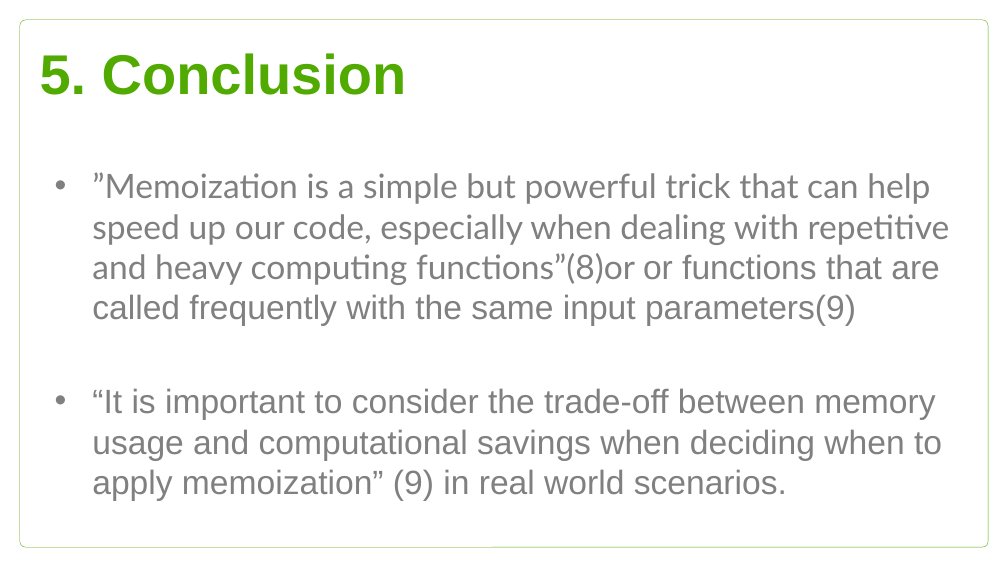
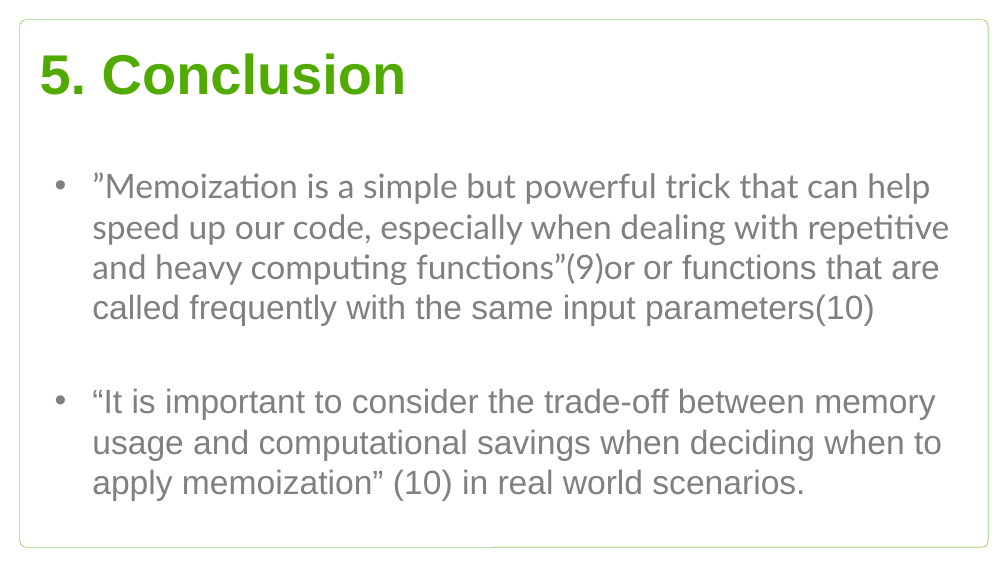
Before and after one commit to Btibor02/GroupWork, a slide deck: slide 23 of Groupwork ppt.pptx. Drawn at 1008x567 pixels with LibreOffice and Linux fonts; fonts in the diff are those of the drawing; background and template pictures are left out. Boxes give left, top, right and bottom in pixels: in the first picture for what was removed or moved away, otherwise in the second. Text is boxed around its words. In the diff, an @@ line names an element or a change of style, - is before the commit and + after.

```diff
--- a/Groupwork ppt.pptx
+++ b/Groupwork ppt.pptx
@@ subtitle at [92, 172, 950, 501]: text changed @@
-• ”Memoization is a simple but powerful trick that can help speed up our code, especially when dealing with repetitive and heavy computing functions”(8)or or functions that are called frequently with the same input parameters(9)
-• “It is important to consider the trade-off between memory usage and computational savings when deciding when to apply memoization” (9) in real world scenarios.
+• ”Memoization is a simple but powerful trick that can help speed up our code, especially when dealing with repetitive and heavy computing functions”(9)or or functions that are called frequently with the same input parameters(10)
+• “It is important to consider the trade-off between memory usage and computational savings when deciding when to apply memoization” (10) in real world scenarios.
```
Also in this commit, not shown: 1 other slide changed.
